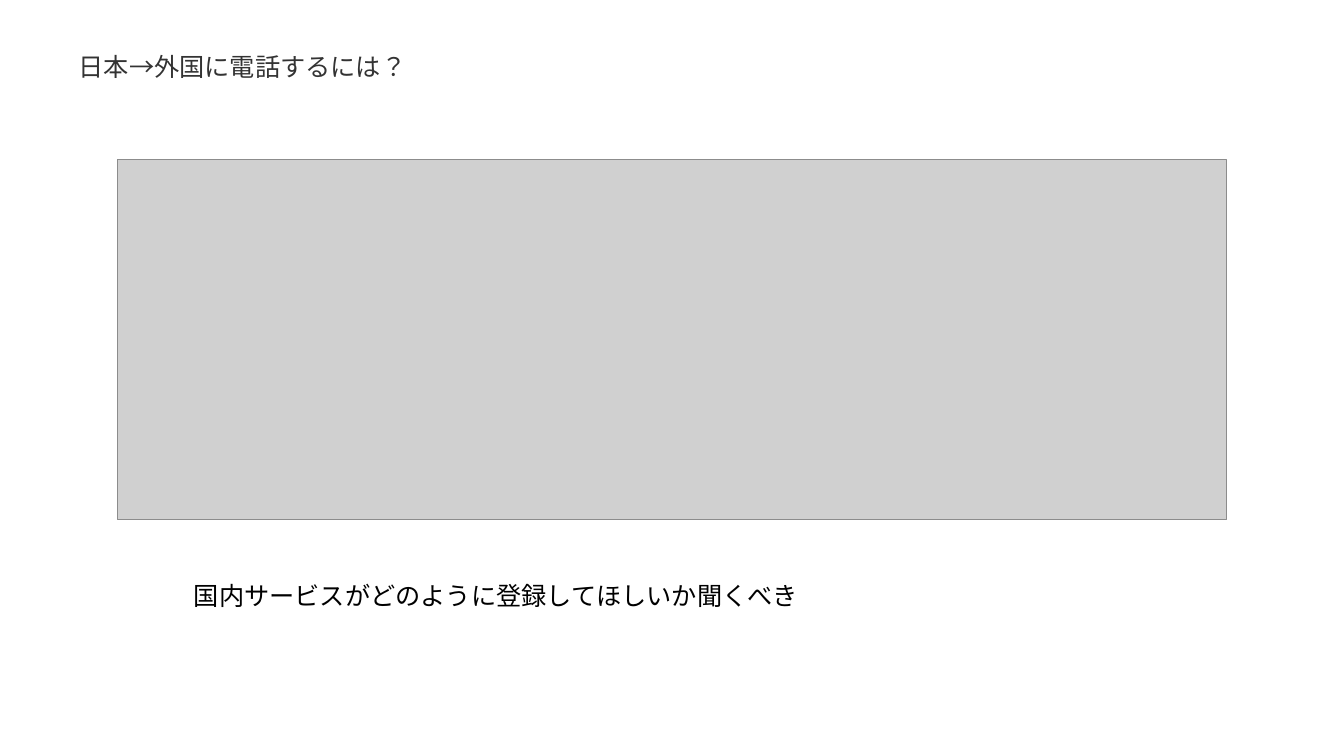
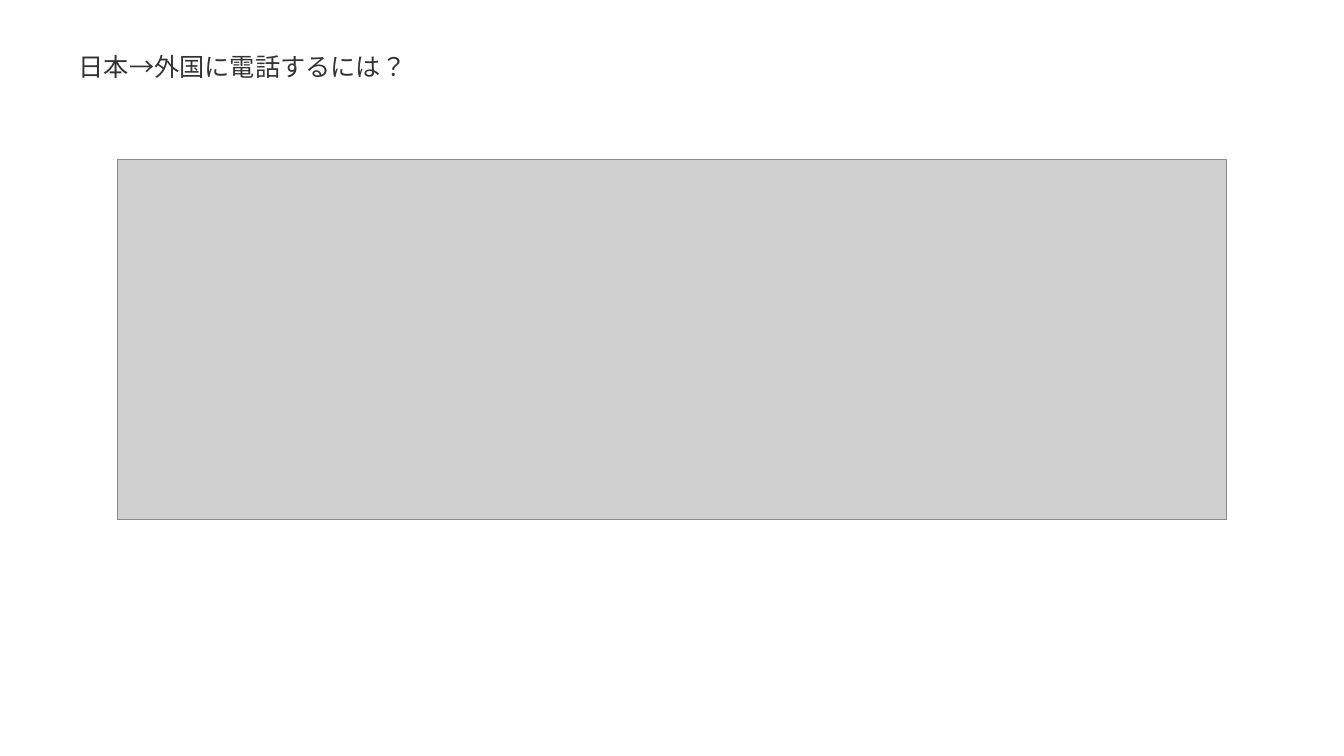
Before and after one commit to setogawamasao/libphonenumber-js, a slide deck: slide 4 of gif/international-phone-number.pptx. Drawn at 1344x756 pixels with LibreOffice and Linux fonts; fonts in the diff are those of the drawing; grey boxes stand for pictures. Boxes give left, top, right and bottom in pixels: in the first picture for what was removed or moved away, otherwise in the second. Text is boxed around its words. In the diff, an @@ line names an element or a change of style, - is before the commit and + after.

Commit message:
Fix

```diff
--- a/gif/international-phone-number.pptx
+++ b/gif/international-phone-number.pptx
@@ text removed at (194,583,798,607) @@
-国内サービスがどのように登録してほしいか聞くべき
```
